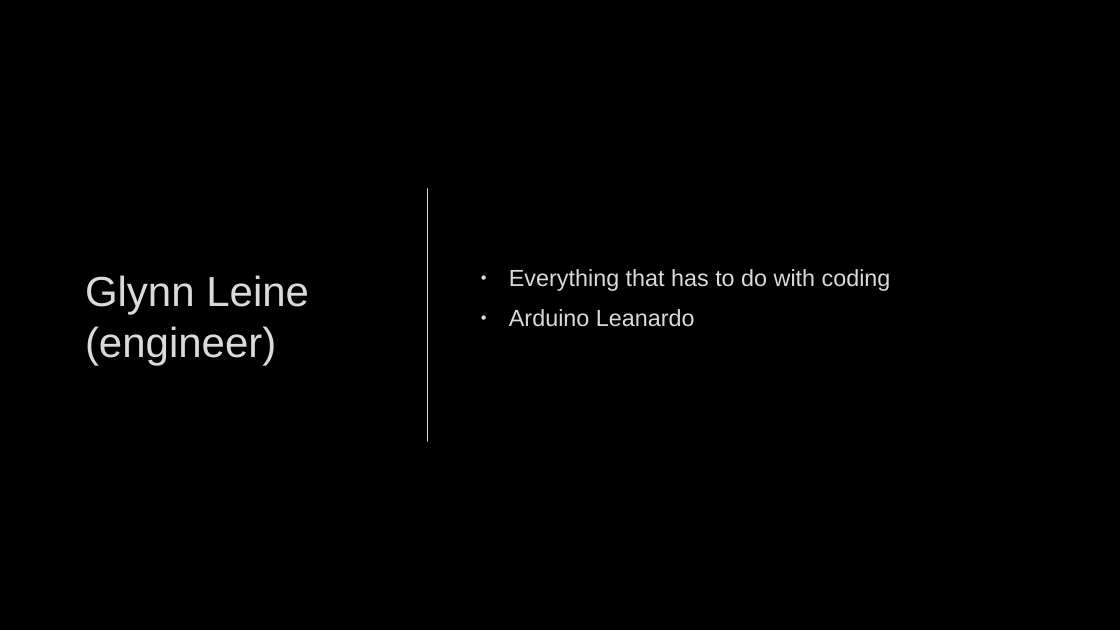
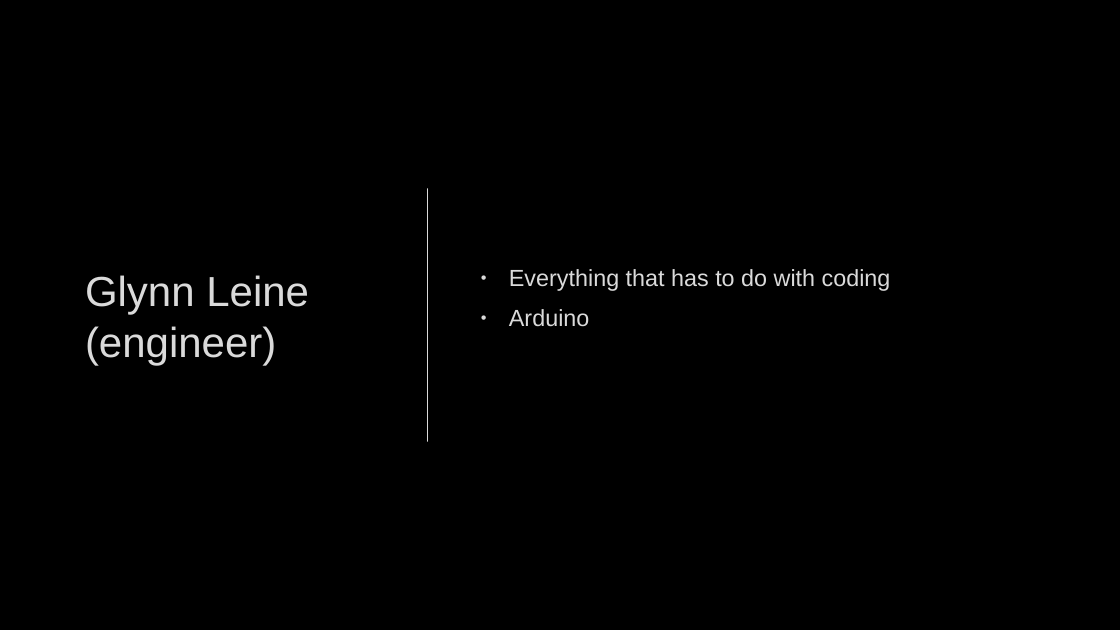
Before and after one commit to GlynLeine/lift-off, a slide deck: slide 7 of Presentations/MugShot Final Pitch.pptx (slide 8 before the commit). Drawn at 1120x630 pixels with LibreOffice and Linux fonts; fonts in the diff are those of the drawing; background and template pictures are left out. Boxes give left, top, right and bottom in pixels: in the first picture for what was removed or moved away, otherwise in the second. Text is boxed around its words. In the diff, an @@ line names an element or a change of style, - is before the commit and + after.

```diff
--- a/Presentations/MugShot Final Pitch.pptx
+++ b/Presentations/MugShot Final Pitch.pptx
@@ text at bbox=[509, 309, 589, 327]: text changed @@
-• Arduino Leanardo
+• Arduino
```
Also in this commit, not shown: 4 other slides changed, 2 slides added, 3 slides removed, 1 other file.
